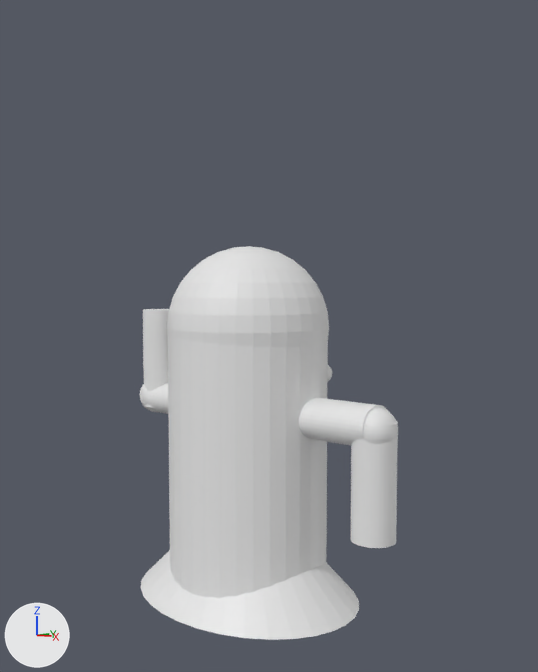
The Blender file Assets/haniwa.blend: old version first, new version second.
Camera for both pictures: a 50 mm lens placed at (8.47, -7.14, 5.14), pointed at (0.67, 2.1, 4.25). The axes (+X, +Y, +Z) are drawn at lower left. The lights are the same throughout.

Names of what the first picture shows: 'Cylinder', '円柱', '円柱.001', '円柱.002', '円柱.003', '円錐', '球', '球.001', '球.002'.
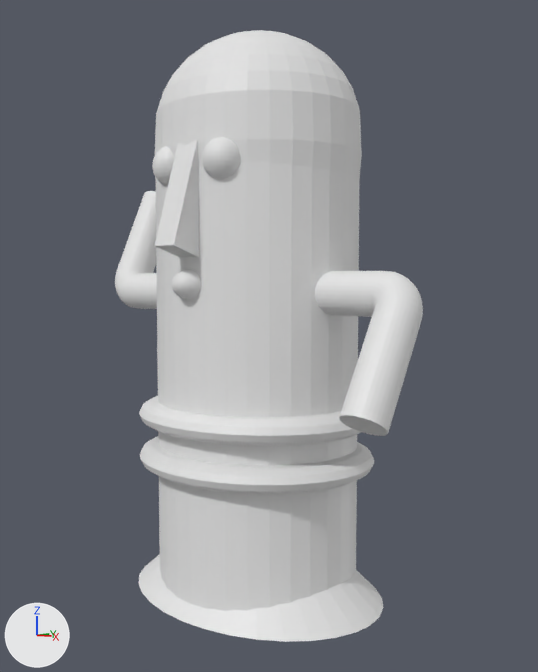
Pixel boxes (x1, y1, x2, y2) of what changed, in the pictures (538 x 672 px; the box of a moved part takes in the faces that stretch with it):
'Cylinder', reshaped, moved, rescaled (28% wider, 65% taller)
    before: (167, 246, 329, 598)
    after: (155, 30, 362, 611)
'円錐', moved, rescaled (12% wider)
    before: (141, 550, 359, 640)
    after: (138, 554, 383, 642)
'円.001', added
    after: (315, 271, 423, 436)
'Torus.000', added
    after: (140, 436, 374, 494)
'Torus.001', added
    after: (139, 396, 361, 446)
'円柱.002', deleted
    before: (351, 421, 398, 548)
'立方体', added
    after: (154, 139, 199, 257)
'円', added
    after: (115, 191, 157, 309)
'円柱', deleted
    before: (299, 398, 388, 445)
'円柱.003', deleted
    before: (143, 309, 169, 408)
'球.002', moved, rescaled
    before: (327, 365, 332, 382)
    after: (202, 137, 241, 179)
'球', deleted
    before: (363, 408, 398, 444)
'球.005', moved, rescaled (not visible before)
    after: (171, 269, 201, 300)
'球.003', moved, rescaled (not visible before)
    after: (152, 146, 174, 186)
'円柱.001', deleted
    before: (146, 383, 168, 414)
'球.001', deleted
    before: (140, 384, 155, 412)
part 1 of me_cylinder, moved or reshaped
    before: (167, 246, 329, 333)
    after: (155, 30, 362, 155)

What changed in the scene script:
```text
Change me_cylinder:
    where me_cylinder.from_pydata(...)  # 644 vertices, 672 faces; spans x -1.29..1.31, y 0.53..3.13, z -1.01..4.61
    used by ob_cylinder; location = (0.46, -0.01, 1.08)
    me_cylinder part 1: all 225 vertices in x -1.27..1.28, y 0.56..3.11, z 3.57..4.61 are scaled about their middle by (1, 1, 0.727), then moved by (0.0, 0.0, 0.02)
Add me_torus_004:
    me_torus_004.from_pydata(...)  # a torus around z (ring radius 1.0, tube radius 0.25) spanning x -1.25..1.25, y -1.25..1.25, z -0.25..0.25
Add me_円_002:
    me_円_002.from_pydata(...)  # 512 vertices, 482 faces; spans x -1.0..5.99, y -1.0..1.0, z -0.47..5.66
Add me_立方体:
    me_立方体.from_pydata(...)  # a box spanning x -1.0..1.0, y -1.0..1.0, z -1.0..1.0
Add me_円_001:
    me_円_001.from_pydata(...)  # 512 vertices, 482 faces; spans x -1.0..5.99, y -1.0..1.0, z -0.49..5.66
Change ob_cylinder:
    ob_cylinder.location: (0.46, -0.01, 1.08) -> (0.46, -0.17, 1.72)
    ob_cylinder.scale: (1.0, 1.0, 1.0) -> (1.31, 1.21, 1.62)
Change ob_球_002:
    ob_球_002.location: (0.99, 3.13, 3.56) -> (1.01, 0.71, 6.87)
    ob_球_002.scale: (0.167, 0.173, 0.173) -> (0.311, 0.323, 0.323)
Change ob_円錐:
    ob_円錐.location: (0.45, 1.78, 1.01) -> (0.47, 2.0, 1.01)
    ob_円錐.scale: (1.98, 1.52, 0.948) -> (2.24, 1.7, 0.948)
Remove ob_円柱_002:
    ob_円柱_002 = bpy.data.objects.new('円柱.002', me_円柱_002)
    ob_円柱_002.location = (2.81, 1.9, 2.27)
    ob_円柱_002.scale = (0.331, 0.321, 0.869)
Remove ob_球:
    ob_球 = bpy.data.objects.new('球', me_球)
    ob_球.location = (2.87, 1.88, 3.02)
    ob_球.scale = (-0.291, -0.32, -0.321)
Remove ob_円柱:
    ob_円柱 = bpy.data.objects.new('円柱', me_円柱)
    ob_円柱.location = (2.33, 1.93, 3.05)
    ob_円柱.rotation_euler = (0.0, 1.569, 0.0)  # degrees (0, 90, 0)
    ob_円柱.scale = (0.314, 0.383, 0.741)
Remove ob_円柱_001:
    ob_円柱_001 = bpy.data.objects.new('円柱.001', me_円柱_001)
    ob_円柱_001.location = (-1.12, 1.93, 3.05)
    ob_円柱_001.rotation_euler = (0.0, 1.569, 0.0)  # degrees (0, 90, 0)
    ob_円柱_001.scale = (0.3, 0.383, 0.718)
Remove ob_球_001:
    ob_球_001 = bpy.data.objects.new('球.001', me_球_001)
    ob_球_001.location = (-1.81, 1.88, 3.07)
    ob_球_001.scale = (-0.291, -0.348, -0.321)
Remove ob_円柱_003:
    ob_円柱_003 = bpy.data.objects.new('円柱.003', me_円柱_003)
    ob_円柱_003.location = (-1.73, 1.9, 3.75)
    ob_円柱_003.scale = (0.307, 0.321, 0.869)
Change ob_球_003:
    ob_球_003.location: (0.12, 3.13, 3.56) -> (-0.05, 0.71, 6.87)
    ob_球_003.scale: (0.167, 0.173, 0.173) -> (0.311, 0.323, 0.323)
Change ob_球_005:
    ob_球_005.location: (0.54, 3.13, 1.84) -> (0.47, 0.55, 5.09)
    ob_球_005.scale: (0.355, 0.173, 0.128) -> (0.255, 0.313, 0.227)
Add ob_torus_000:
    ob_torus_000 = bpy.data.objects.new('Torus.000', me_torus_004)
    ob_torus_000.location = (0.45, 2.0, 2.29)
    ob_torus_000.scale = (1.61, 1.42, 0.856)
Add ob_円_001:
    ob_円_001 = bpy.data.objects.new('円.001', me_円_002)
    ob_円_001.location = (1.81, 1.82, 4.96)
    ob_円_001.rotation_euler = (1.562, 2.116, 1.572)  # degrees (89, 121, 90)
    ob_円_001.scale = (0.324, 0.324, 0.324)
Add ob_torus_001:
    ob_torus_001 = bpy.data.objects.new('Torus.001', me_torus_004.copy())
    ob_torus_001.location = (0.45, 2.0, 2.99)
    ob_torus_001.scale = (1.61, 1.42, 0.856)
Add ob_立方体:
    ob_立方体 = bpy.data.objects.new('立方体', me_立方体)
    ob_立方体.location = (0.49, 0.72, 6.57)
    ob_立方体.rotation_euler = (-0.303, 0.0, 0.0)  # degrees (-17, 0, 0)
    ob_立方体.scale = (0.203, 0.393, 1.11)
Add ob_円:
    ob_円 = bpy.data.objects.new('円', me_円_001)
    ob_円.location = (-1.03, 1.82, 4.96)
    ob_円.rotation_euler = (1.559, -2.016, -1.558)  # degrees (89, -116, -89)
    ob_円.scale = (0.324, 0.324, 0.324)
```
